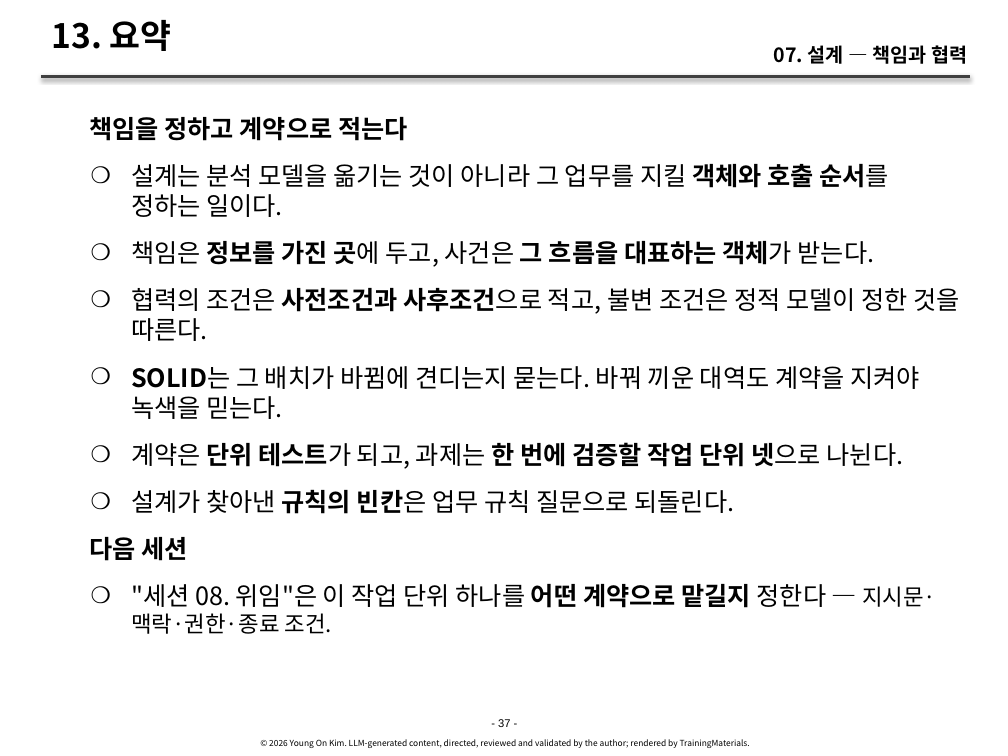
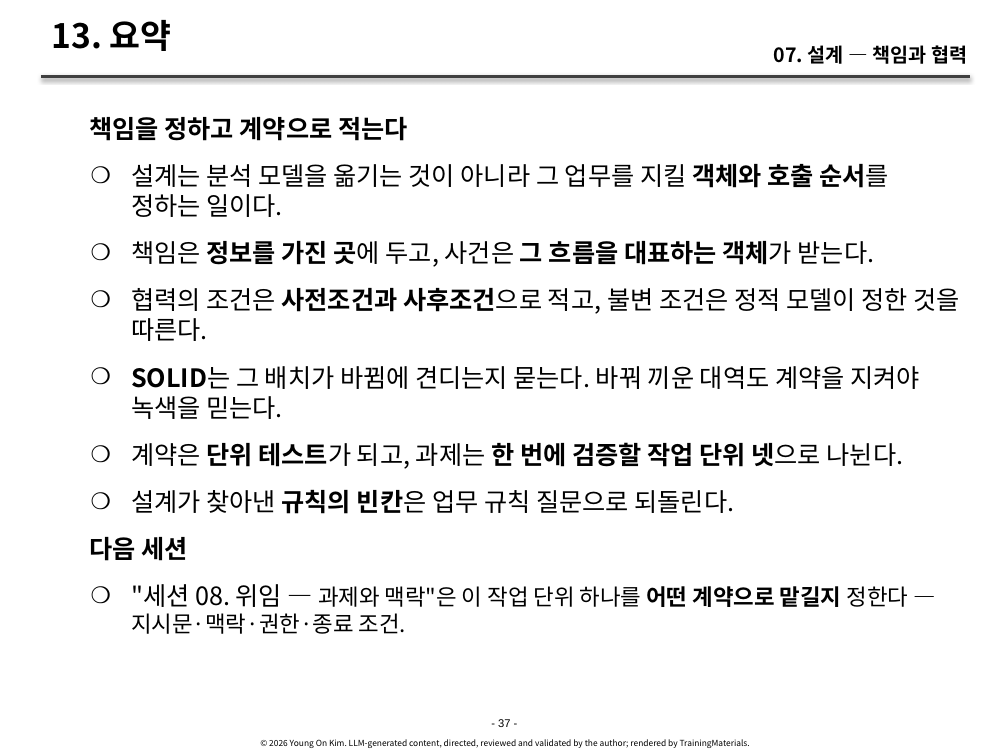
Before and after one commit to YoungSan77/TrainingMaterials, a slide deck: slide 37 of courses/ai-native/sessions/s07.pptx. Drawn at 1008x756 pixels with LibreOffice and Linux fonts; fonts in the diff are those of the drawing. Boxes give left, top, right and bottom in pixels: in the first picture for what was removed or moved away, otherwise in the second. Text is boxed around its words. In the diff, an @@ line names an element or a change of style, - is before the commit and + after.

```diff
--- a/courses/ai-native/sessions/s07.pptx
+++ b/courses/ai-native/sessions/s07.pptx
@@ text at [131,584,909,634]: text changed; size 18 to 16 pt @@
-    ❍ "세션 08. 위임"은 이 작업 단위 하나를 어떤 계약으로 맡길지 정한다 — 지시문·맥락·권한·종료 조건.
+    ❍ "세션 08. 위임 — 과제와 맥락"은 이 작업 단위 하나를 어떤 계약으로 맡길지 정한다 — 지시문·맥락·권한·종료 조건.
```
Also in this commit, not shown: 1 other slide changed, 21 other files.
